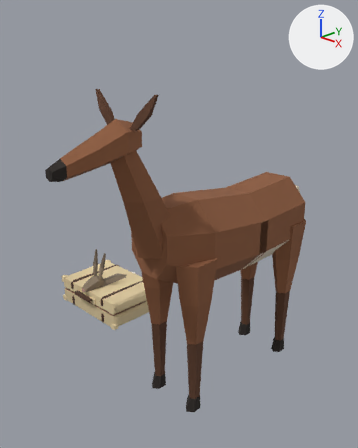
What one commit did to the Blender file survival/blender/animals.blend.
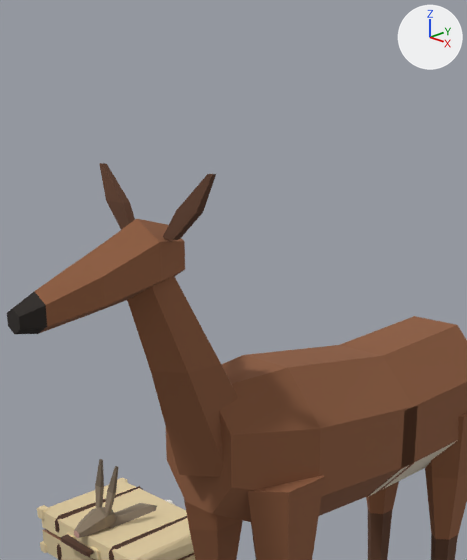
Each version is shown whole from a camera (50 mm lens) standing at (3.011, -2.194, 2.021) and looking at (0.804, -0.006, 0.913), then close up on the part from 12% to 82% of the width and 0% to 68% of the height. Every picture has the same lights, and +X, +Y and +Z are marked at upper right. The first two pictures are the older version.

The first close-up shows 'deer', 'lid', 'rabbit', 'suitcase'.
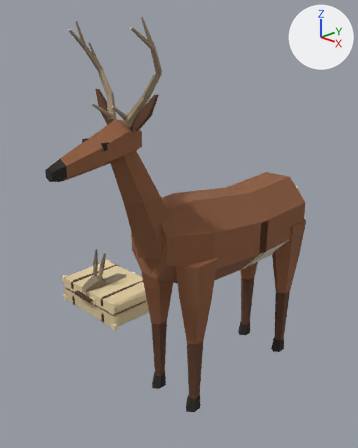
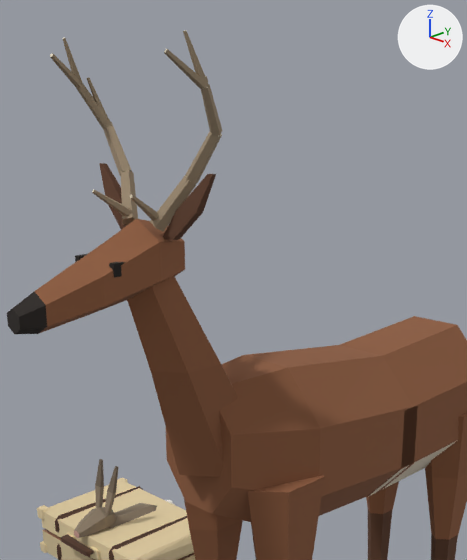
Edits to the bpy script that builds the scene:
```text
Add me_deer_details:
    me_deer_details.from_pydata(...)  # 156 vertices, 110 faces; spans x -0.246..0.245, y -0.932..-0.705, z 1.599..2.132
    me_deer_details.materials.append(mat_animal)
Add ob_deer_details:
    ob_deer_details = bpy.data.objects.new('deer-details', me_deer_details)
    ob_deer_details.location = (1.2, 0.0, 0.0)
```

Location of each change, [x1, y1, x2, y2] in pixels of the close-ups (467 x 560 px):
'deer-details', added
    after: [50, 30, 222, 277]
